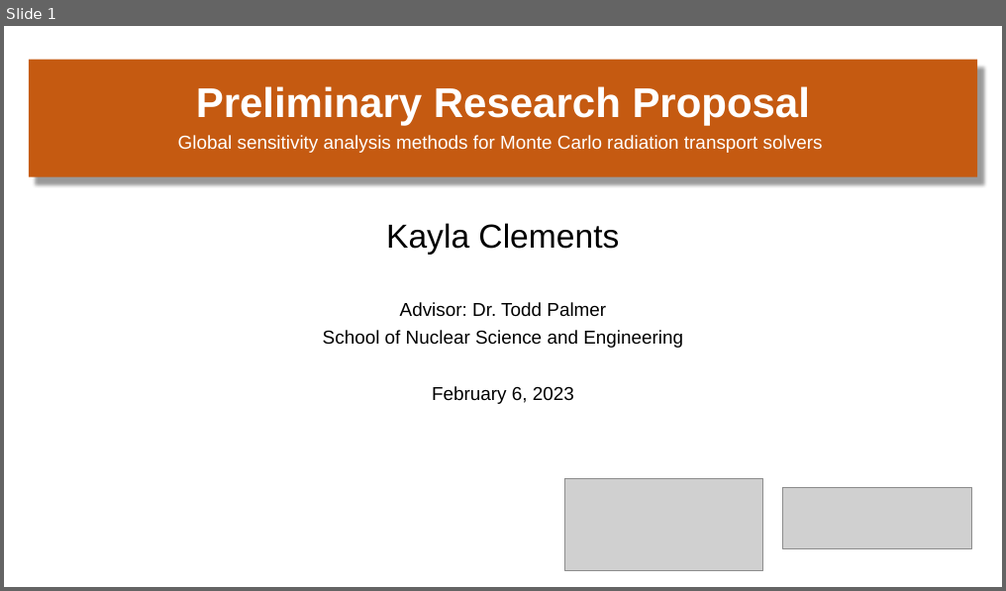
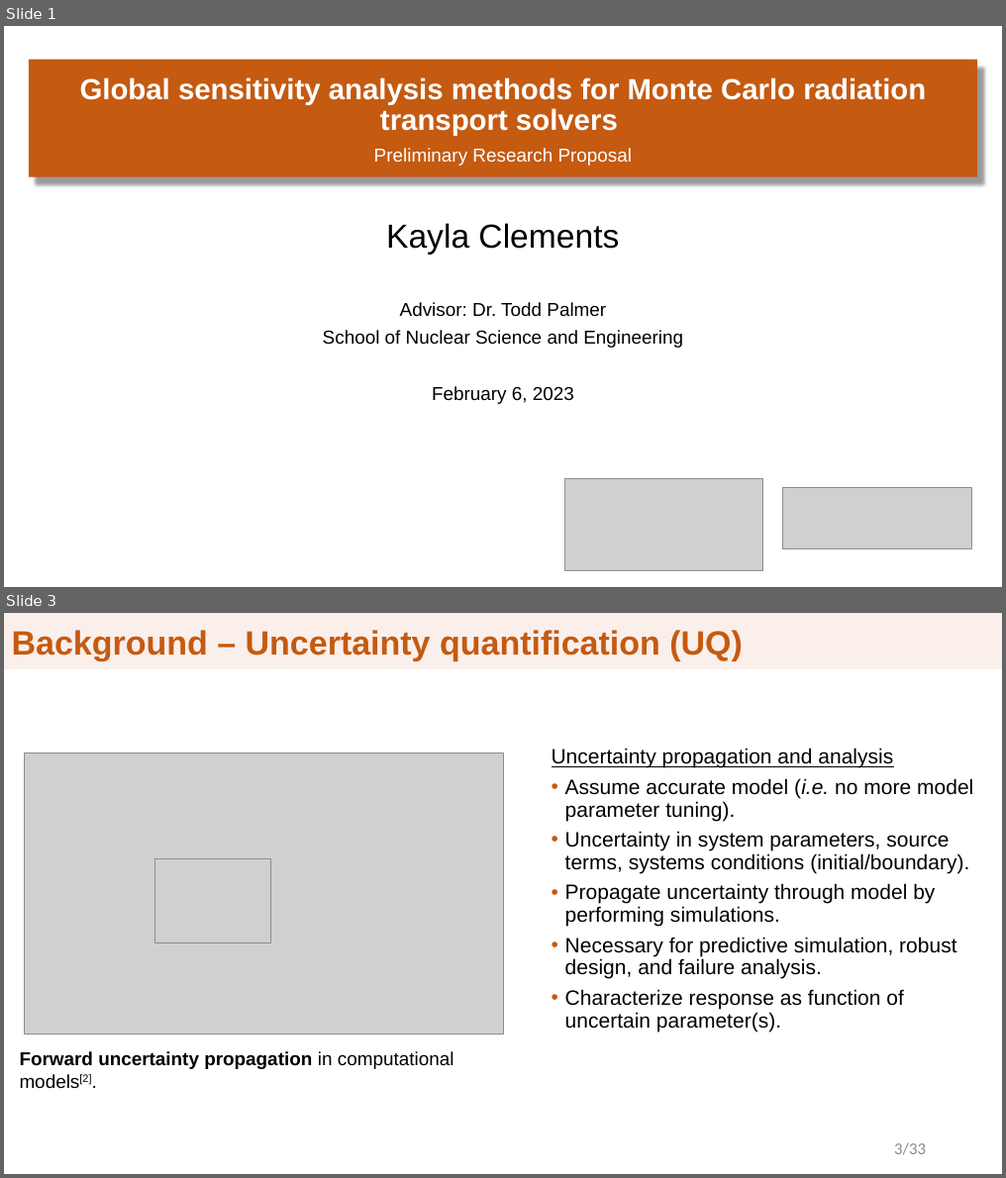
Before and after one commit to clemekay/preliminary-exam, a slide deck: Prelim_presentation.pptx. Shown one above the other, each under a label of ours: slide 1 before the commit, slides 1 and 3 after it; the slides between them are not shown. The pictures are 1006x591 and 1006x1178 pixels, drawn with LibreOffice and Linux fonts; fonts in the diff are those of the drawing; grey boxes stand for pictures; background and template pictures are left out. Boxes give left, top, right and bottom in pixels: in the first picture for what was removed or moved away, otherwise in the second. Text is boxed around its words. In the diff, an @@ line names an element or a change of style, - is before the commit and + after.

```diff
--- a/Prelim_presentation.pptx
+++ b/Prelim_presentation.pptx
@@ slide 3 added at (4,613,1002,1174), background #FFFFFF @@
@@ title added at (4,613,1002,668), fill #FAEFEA, outline #FAEFEA 0.75 pt, 32.4 pt, text #C55A11, bold @@
+Background – Uncertainty quantification (UQ)
@@ rectangle added at (822,613,1002,668), fill #FAEFEA, outline #FAEFEA 1 pt @@
@@ picture added at (24,753,503,1035) @@
@@ text added at (551,748,973,1032), 20 pt, text #000000 @@
+Uncertainty propagation and analysis
+• Assume accurate model (i.e. no more model parameter tuning).
+• Uncertainty in system parameters, source terms, systems conditions (initial/boundary).
+• Propagate uncertainty through model by performing simulations.
+• Necessary for predictive simulation, robust design, and failure analysis.
+• Characterize response as function of uncertain parameter(s).
@@ picture added at (155,859,271,943) @@
@@ text added at (20,1052,454,1089), 18 pt, text #000000, bold @@
+Forward uncertainty propagation in computational models[2].
@@ page number added at (894,1143,926,1156), 16 pt, text #8C8C8C @@
+3/33
@@ slide 1 changed as well @@
@@ title at (80,77,926,136): text changed; size 40 to 28 pt @@
-Preliminary Research Proposal
+Global sensitivity analysis methods for Monte Carlo radiation transport solvers
@@ subtitle at (374,148,633,166): text changed @@
-Global sensitivity analysis methods for Monte Carlo radiation transport solvers
+Preliminary Research Proposal
```
Also in this commit, not shown: 7 other slides changed, 41 other slides added, 6 slides removed, 1 other file.
